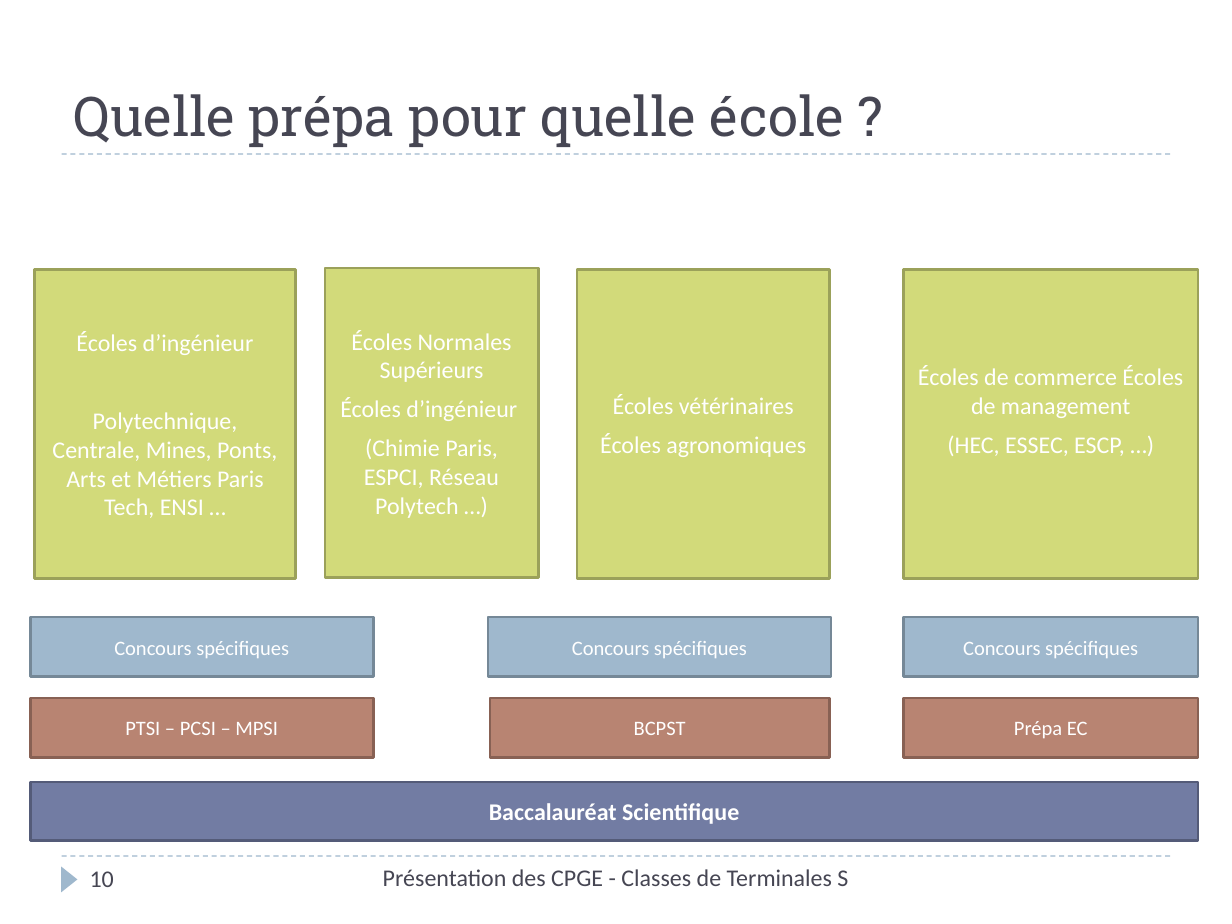
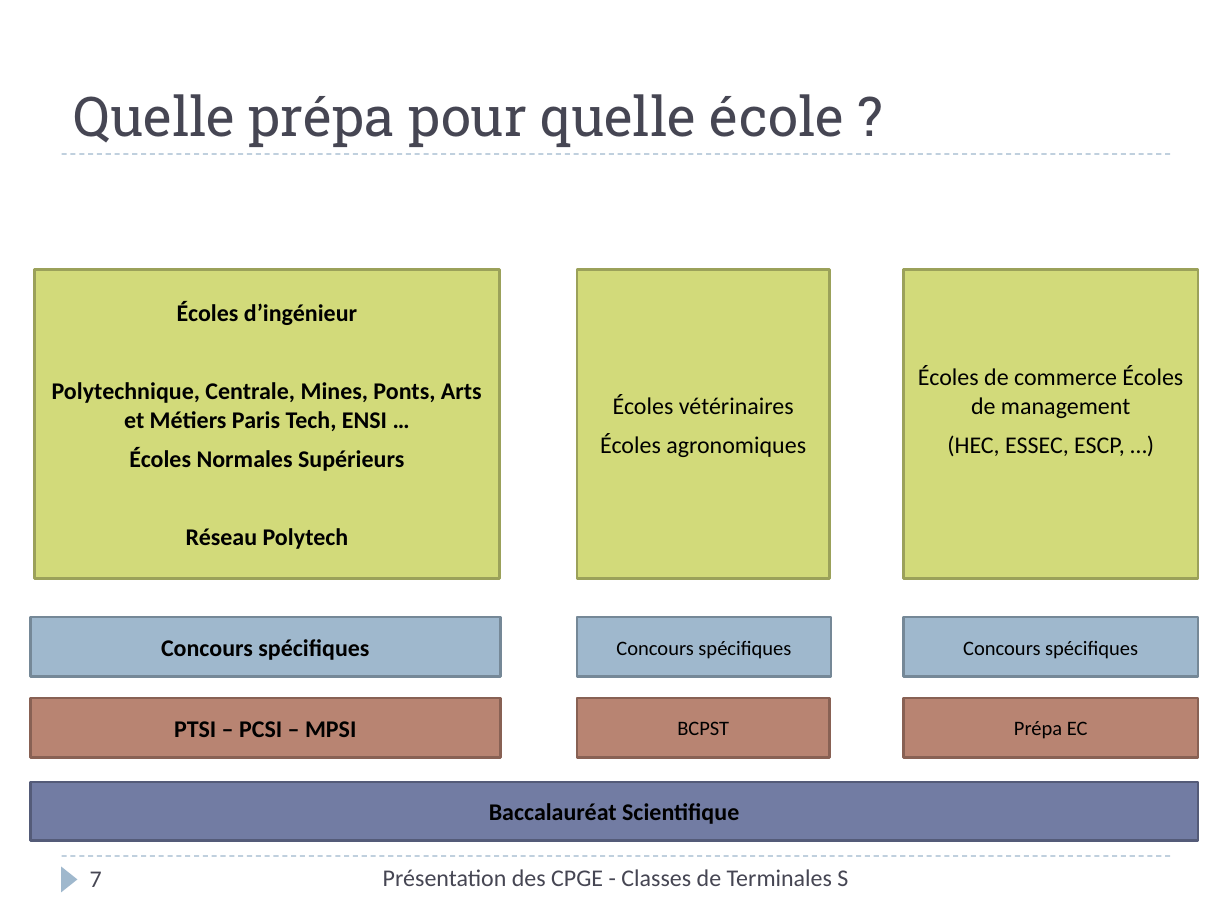
Before and after one commit to xpessoles/Orientation, a slide deck: slide 7 of Rouviere/PresentationCPGE_Terminale_2014.pptx (slide 10 before the commit). Drawn at 1232x924 pixels with LibreOffice and Linux fonts; fonts in the diff are those of the drawing. Boxes give left, top, right and bottom in pixels: in the first picture for what was removed or moved away, otherwise in the second. Text is boxed around its words. In the diff, an @@ line names an element or a change of style, - is before the commit and + after.

```diff
--- a/Rouviere/PresentationCPGE_Terminale_2014.pptx
+++ b/Rouviere/PresentationCPGE_Terminale_2014.pptx
@@ text removed at <box>325,269,538,578</box> @@
-Écoles Normales Supérieurs
-Écoles d’ingénieur
-(Chimie Paris, ESPCI, Réseau Polytech …)
@@ rectangle "Écoles d’ingénieur": place and size @@
-rectangle "Écoles d’ingénieur" at <box>34,270,296,579</box>
+rectangle "Écoles d’ingénieur" at <box>34,270,499,579</box>
@@ text in rectangle at <box>52,301,482,431</box>: text colour #FFFFFF to #000000, bold on in "Écoles d’ingénieur", "Polytechnique, Centrale, Mines, Ponts, Arts et Métiers ..." @@
@@ text in rectangle at <box>129,447,404,549</box>: paragraphs added @@
+Écoles Normales Supérieurs
+Réseau Polytech
@@ rectangle "Concours spécifiques" at <box>31,617,500,676</box>: size 12 to 14 pt, text colour #FFFFFF to #000000, bold on @@
@@ rectangle "Concours spécifiques": place and size @@
-rectangle "Concours spécifiques" at <box>31,617,373,676</box>
+rectangle "Concours spécifiques" at <box>31,617,500,676</box>
@@ text colour #FFFFFF to #000000 in 7 elements at <box>31,782,1199,840</box>, <box>903,699,1198,758</box>, <box>903,617,1198,676</box>, <box>578,270,830,579</box>, <box>903,270,1198,579</box>, <box>578,699,830,758</box>, <box>578,617,832,676</box> @@
@@ rectangle "Concours spécifiques": place and size @@
-rectangle "Concours spécifiques" at <box>488,617,830,676</box>
+rectangle "Concours spécifiques" at <box>578,617,832,676</box>
@@ rectangle "PTSI – PCSI – MPSI": place and size @@
-rectangle "PTSI – PCSI – MPSI" at <box>31,699,373,758</box>
+rectangle "PTSI – PCSI – MPSI" at <box>31,699,500,758</box>
@@ rectangle "PTSI – PCSI – MPSI" at <box>31,699,500,758</box>: size 12 to 14 pt, text colour #FFFFFF to #000000, bold on @@
@@ rectangle "BCPST": place and size @@
-rectangle "BCPST" at <box>490,699,830,758</box>
+rectangle "BCPST" at <box>578,699,830,758</box>
@@ page number at <box>90,871,102,887</box>: text changed @@
-10
+7
```
Also in this commit, not shown: 9 other slides changed, 1 slide added, 11 slides removed.
